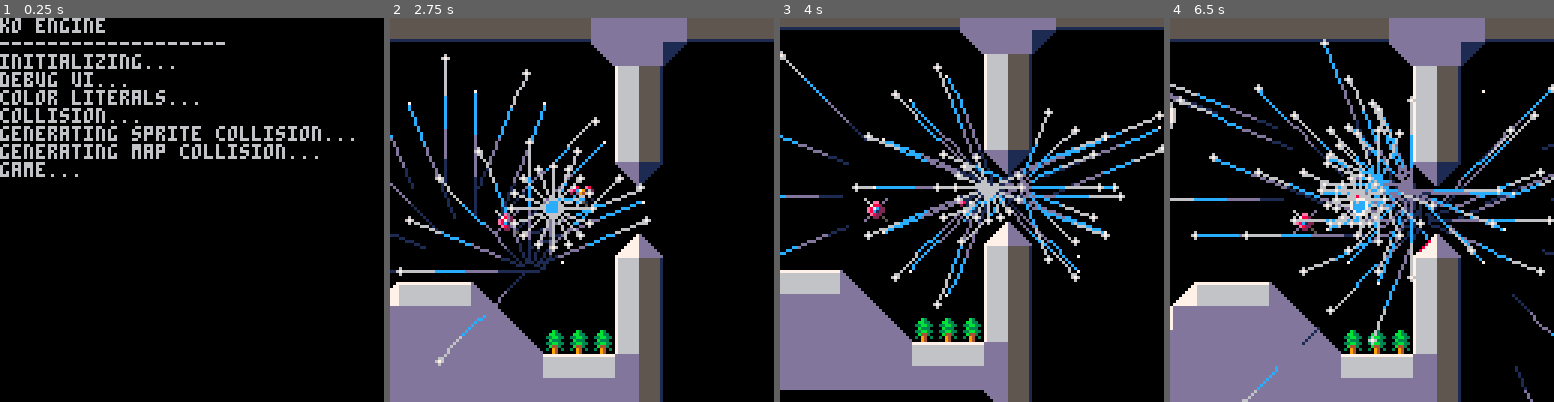
Above: before the commit, frames 1-4 (left to right).
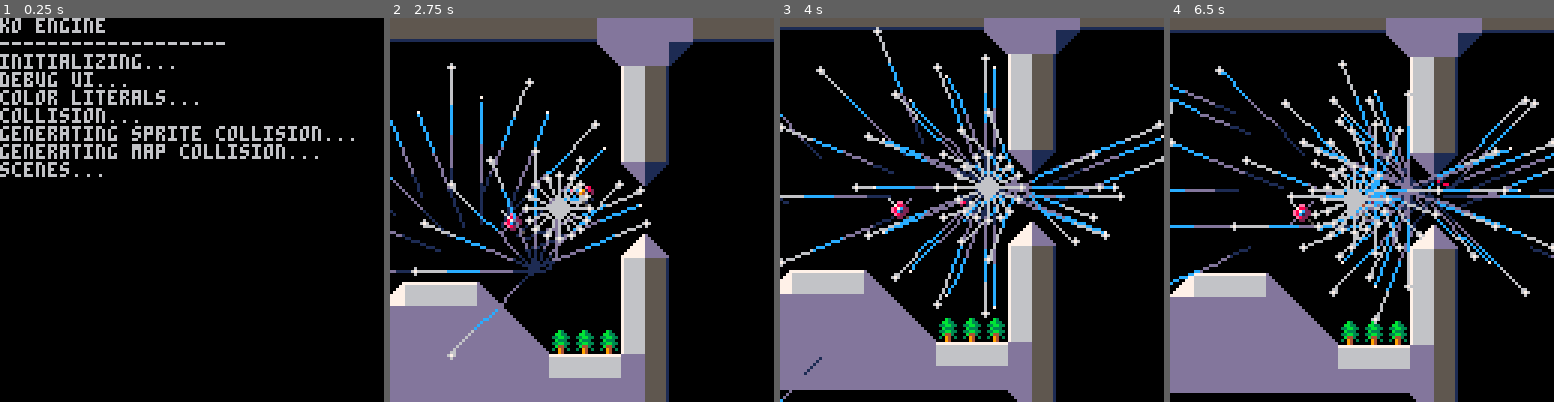
Above: after the commit, the same moments.

Repository: Shfty/carts
Game: PICO-8 cartridge PKO/PKO.p8
Two runs of this game, one before a commit and one after it. Both use one fixed random seed, a clock stepped at 60 frames per second and the inputs below.
Inputs (mouse positions are in pixels of both pictures, inside the frame that each line leads up to):
- Up to frame 1 (0.25 s): no input
- Up to frame 2 (2.75 s): tap X (X key) at 0.33, 1.07, 1.85 s; click (670, 121) at 0.67 s; tap O (Z key) at 0.7, 1.7, 2.1, 2.5 s; click (436, 267) at 1.22 s; hold Right 1.6-2.1 s; click (497, 114) at 1.77 s; hold Up 2.15-2.42 s; click (562, 259) at 2.32 s; hold Right from 2.47 s (still down)
- Up to frame 3 (4 s): click (1014, 106) at 2.87 s; tap O (Z key) at 2.9, 3.3, 3.7 s; tap X (X key) at 2.97 s; release Right at 3.03 s; hold Left 3.08-3.58 s; click (1075, 256) at 3.42 s; hold Down 3.63-3.97 s; click (841, 102) at 3.97 s
- Up to frame 4 (6.5 s): hold Right 4.02-4.68 s; tap X (X key) at 4.08, 5.2, 6.32 s; tap O (Z key) every 0.4 s from 4.1 to 6.1 s; click (1292, 248) at 4.52 s; hold Up 4.73-5.03 s; click (1354, 94) at 5.07 s; hold Left 5.08-5.68 s; click (1419, 244) at 5.62 s; hold Down 5.73-6.03 s; hold Right from 6.08 s (still down); click (1481, 90) at 6.17 s

The runs differ from the first frame. In frame 1, 0.3% of the frame differs, in the area x 0-27%, y 37-42%; in frame 2, 15%; in frame 3, 21%; in frame 4, 26%, in the area x 0-100%, y 0-100%.

Commit message:
Implement scene system

Diff:
--- a/PKO/PKO.p8
+++ b/PKO/PKO.p8
@@ -270,11 +270,15 @@
 	end
 end
 
-function obj:destroy()
+function obj:detach()
 	if(self.parent) then
 		self.parent:remchild(self)
 		self.parent=nil
 	end
+end
+
+function obj:destroy()
+	self:detach()
 
 	if(#self.children>0) then
  	while #self.children>0 do
@@ -566,6 +570,10 @@
 
 	return self.x<=rhs and
 		self.y<=rhs
+end
+
+function vec2:copy()
+	return vec2:new(self.x,self.y)
 end
 
 function vec2:sqlen()
@@ -1030,12 +1038,40 @@
 --functionality
 -------------------------------
 engine={
-	game=nil,
-	sg=obj:new(nil,{
+	_sg=obj:new(nil,{
 		name="root"
 	}),
-	dev_ui=nil
+	_sg_wrap=nil,
+	_dev_ui=nil,
+	_scenes={},
+	_active_scene=nil
 }
+
+engine._sg_wrap = obj:new(
+	engine._sg,
+	{
+		name="scene wrapper"
+	}
+)
+
+function engine:set_active_scene(am)
+	for m in all(self._scenes) do
+		if(m.name == am) then
+			if self._active_scene != nil then
+				self._active_scene.sg:detach()
+			end
+			self._active_scene = m
+			if self._active_scene != nil then
+				self._sg_wrap:addchild(m.sg)
+			end
+			break
+		end
+	end
+end
+
+function engine:get_active_scene()
+	return self._active_scene
+end
 
 --initialization
 -------------------------------
@@ -1045,8 +1081,8 @@
 	print "-------------------"
 
 	print "initializing..."
-	if not engine.game then
-		print "error: no game module loaded"
+	if not engine._active_scene then
+		print "error: no scene loaded"
 		return
 	end
 
@@ -1054,7 +1090,7 @@
 	if(debug != nil) then
 		debug.ts_init_b=time:cpu_t()
 		print "debug ui..."
-		engine.dev_ui=dbg_ui:new(nil)
+		engine._dev_ui=dbg_ui:new(nil)
 	end
 
 	--enable color literals
@@ -1065,12 +1101,14 @@
 	print "collision..."
 	col:init()
 
-	--initialize game
-	print "game..."
-	engine.game:init()
+	--initialize scenes
+	print "scenes..."
+	for m in all(engine._scenes) do
+		m:init()
+	end
 
 	if(debug != nil) then
-		engine.sg:addchild(engine.dev_ui)
+		engine._sg:addchild(engine._dev_ui)
 		debug.ts_init_e=time:cpu_t()
 	end
 end
@@ -1078,7 +1116,7 @@
 --main loop
 -------------------------------
 function _update60()
-	if(not engine.game) return
+	if(not engine._active_scene) return
 
 	time:update()
 
@@ -1095,7 +1133,7 @@
 	end
 
 	--update scenegraph
-	engine.sg:update()
+	engine._sg:update()
 
 	if(dm) then
 		debug.ts_update_e=time:cpu_t()
@@ -1105,14 +1143,15 @@
 --render loop
 -------------------------------
 function _draw()
-	if(not engine.game) return
+	if(not engine._active_scene) return
 
 	local dm = debug != nil
 	if(dm) then
 		debug.ts_draw_s=time:cpu_t()
 	end
 
-	engine.sg:draw()
+	-- draw scenegraph
+	engine._sg:draw()
 
 	if(dm) then
 		debug.ts_draw_e=time:cpu_t()
@@ -1222,8 +1261,7 @@
 	if(not self.v) return
 
 	local cp = drawstate:campos()
-	local pos = self:t().t
-	local d = pos - cp
+	local d = self:t().t - cp
 	--if(d.x<0 or d.y<0 or d.x>127 or d.y>127) return
 
 	self:g_draw()
@@ -1596,7 +1635,7 @@
 
 	local tw = self.tw
 	tw.trs.t.y=-54-self.sy
-	tw.str=engine.sg:print()
+	tw.str=engine:get_active_scene().sg:print()
 end
 
 
@@ -1619,8 +1658,6 @@
 	})
 	self.wrap = wrap
 
-	self.pw=pointer:new(self)
-
 	local bg=box:new(wrap,{
 		trs=trs:new(vec2:new(61,5)),
 		sz=vec2:new(61,4),
@@ -1640,6 +1677,8 @@
 	tabs["3"]=
 		dbg_sg:new(wrap)
 	self.tabs=tabs
+
+	self.pw=pointer:new(self.wrap)
 end
 
 function dbg_ui:update()
@@ -1678,8 +1717,6 @@
 
 function dbg_axis:init()
 	graphic.init(self)
-	self.trs.a = true
-	self.trs.s = vec2:new(5,5)
 	self.axis = self.axis or
 													vec2:new(0,1)
 end
@@ -1688,7 +1725,7 @@
 	local trs = self:t()
 	local t = trs.t
 
-	local o = (self.axis*trs.s):rotate(trs.r)
+	local o = (self.axis*self.sz):rotate(trs.r)
 
 	d_line(
 		t,
@@ -1757,9 +1794,9 @@
 end
 
 function poly:fromsprite(p,s,t)
-	print(#col.sprite_geo)
 	t = t or {}
 	t.geo=col.sprite_geo[s]
+	assert(t.geo)
 	t.cm=fget(s)
 	return poly:new(p,t)
 end
@@ -1770,27 +1807,33 @@
 	local vs = self.geo.vs
 
 	for i=1,#vs do
-		local v1 = vs[i]*s
-		local vp1 = v1 + p
-		local v2 = vs[i+1] or vs[1]
+		local v1 = vs[i]:copy()
+		local v2 = (vs[i+1] or vs[1]):copy()
+
+		if(v1.x > 0) v1.x -= 1
+		if(v1.y > 0) v1.y -= 1
+		if(v2.x > 0) v2.x -= 1
+		if(v2.y > 0) v2.y -= 1
+
+		v1 *= s
+		v1 += p
+
 		v2 *= s
-		local vp2 = v2 + p
-
-		if(v1.x > 0) vp1.x -= 1
-		if(v1.y > 0) vp1.y -= 1
-		if(v2.x > 0) vp2.x -= 1
-		if(v2.y > 0) vp2.y -= 1
-
-		d_line(vp1,vp2,self.sc)
+		v2 += p
+
+		d_line(v1,v2,self.sc)
 	end
 
 	for i=1,#vs do
-		local v1 = vs[i]*s
-		local vp1 = v1 + p
-		if(v1.x > 0) vp1.x -= 1
-		if(v1.y > 0) vp1.y -= 1
-
-		d_point(vp1,8)
+		local v1 = vs[i]:copy()
+
+		if(v1.x > 0) v1.x -= 1
+		if(v1.y > 0) v1.y -= 1
+
+		v1 *= s
+		v1 += p
+
+		d_point(v1,8)
 	end
 end
 
@@ -1835,6 +1878,26 @@
 	ts_draw_s = 0,
 	ts_draw_e = 0
 }
+scene={
+	name="scene",
+	sg=nil
+}
+
+function scene:new(t)
+	self.__index=self
+	local o = setmetatable(
+		t or {},
+		self
+	)
+	o.sg = obj:new(nil)
+	add(engine._scenes, o)
+	return o
+end
+
+function scene:init()
+	self.sg.name = self.name
+end
+
 --primitive
 --object with transform
 -------------------------------
@@ -1850,6 +1913,79 @@
 
 function clear:__tostr()
 	return obj.__tostr(self).." - c:"..self.c
+end
+
+--dot
+--pixel graphic
+-------------------------------
+dot=graphic:subclass({
+	name="dot",
+	c=7,								--color
+	cm=255						--collision mask
+})
+
+function dot:g_draw()
+	if(not self.v) return
+
+	d_point(
+		self:t().t,
+ 	self.c
+ )
+
+	graphic.g_draw(self)
+end
+--debug game
+--debugging scene
+
+debug_game=scene:new({
+	name="debug game",
+	cp_axis=nil,
+	pd_axis=nil
+})
+
+--initialization
+-------------------------------
+function debug_game:init()
+	scene.init(self)
+
+	--initial scene clear
+	clear:new(self.sg)
+	camera:new(self.sg,{
+		trs=trs:new(vec2:new(64,64))
+	})
+
+	--debug ui
+	if(debug != nil) then
+		local p1 = poly:fromsprite(self.sg,1,{
+			trs=trs:new(
+				vec2:new(32,64),
+				0,
+				vec2:new(3,3)
+			)
+		})
+
+		local p2 = poly:fromsprite(self.sg,3,{
+			trs=trs:new(
+				vec2:new(96,64),
+				0,
+				vec2:new(4,4)
+			)
+		})
+
+		local cp_axis = dbg_axis:new(self.sg)
+		local pd_axis = dbg_axis:new(self.sg)
+		p1.update = function(self)
+			dot.update(self)
+
+			local r = col:isect(p1:t(),p1.geo,p2:t(),p2.geo)
+			if r != nil then
+				cp_axis.trs.t = r.cp
+				cp_axis.trs.r = atan2(r.n)
+				pd_axis.trs.t = r.cp+(-r.n*r.pd)
+				pd_axis.trs.r = atan2(r.n)
+			end
+		end
+	end
 end
 
 --map
@@ -2126,6 +2262,7 @@
 	obj.init(self)
 	self.dp = self.dp or vec2:new()
 	self.da = dbg_axis:new(self)
+	self.da.trs.a = true
 end
 
 function move:update()
@@ -2375,26 +2512,6 @@
 	})
 end
 
---dot
---pixel graphic
--------------------------------
-dot=graphic:subclass({
-	name="dot",
-	c=7,								--color
-	cm=255						--collision mask
-})
-
-function dot:g_draw()
-	if(not self.v) return
-
-	d_point(
-		self:t().t,
- 	self.c
- )
-
-	graphic.g_draw(self)
-end
-
 --laser
 --reflective projectile
 -------------------------------
@@ -2501,11 +2618,11 @@
  	self.sc
  )
 end
-
 --pko_game
---collection of game
---functionality
-pko_game={
+--game scene
+
+pko_game=scene:new({
+	name="pko game",
 	bg=nil,
 
 	layers={
@@ -2520,36 +2637,37 @@
 	pnt_g=nil,
 	test=nil,
 	col_vis=nil
-}
-engine.game=pko_game
+})
 
 --initialization
 -------------------------------
 function pko_game:init()
+	scene.init(self)
+
 	--initial scene clear
-	clear:new(engine.sg)
+	clear:new(self.sg)
 
 	--background
-	self.bg=obj_map:new(engine.sg,{
+	self.bg=obj_map:new(self.sg,{
 		name="background"
 	})
 
 	--layers
 	local la=obj:new(
-		engine.sg,{
+		self.sg,{
 			name="layer: actors"
 		}
 	)
 
 	local lp=obj:new(
-		engine.sg,
+		self.sg,
 		{
 			name="layer: player"
 		}
 	)
 
 	local lm=obj:new(
-		engine.sg,
+		self.sg,
 		{
 			name="layer: missiles"
 		}
@@ -2561,7 +2679,7 @@
 
 	--actors
 	spawner:new(
-		engine.sg,{
+		self.sg,{
 		objs={
 			{
 				s=1,
@@ -2583,7 +2701,7 @@
 
 	--debug ui
 	if(debug != nil) then
-		self.pnt_g=dot:new(engine.dev_ui.pw)
+		self.pnt_g=dot:new(engine._dev_ui.pw)
 
 		self.test=circle:new(
 			self.layers.player,{
@@ -2592,9 +2710,11 @@
 			geo=geo:new(8)
 		})
 
-		--dbg_map_col:new(engine.sg)
-	end
-end
+		--dbg_map_col:new(self.sg)
+	end
+end
+
+engine:set_active_scene("pko game")
 __gfx__
 0000000007800e806000000d000b3000000000000000000000000000000000000000000000000000000000000000000000000000000000000000000000000000
 00000000e8c79182060ee0d000bb3300000000000000000000000000000000000000000000000000000000000000000000000000000000000000000000000000
--- a/PKO/inc/engine.lua
+++ b/PKO/inc/engine.lua
@@ -14,12 +14,40 @@
 --functionality
 -------------------------------
 engine={
-	game=nil,
-	sg=obj:new(nil,{
+	_sg=obj:new(nil,{
 		name="root"
 	}),
-	dev_ui=nil
+	_sg_wrap=nil,
+	_dev_ui=nil,
+	_scenes={},
+	_active_scene=nil
 }
+
+engine._sg_wrap = obj:new(
+	engine._sg,
+	{
+		name="scene wrapper"
+	}
+)
+
+function engine:set_active_scene(am)
+	for m in all(self._scenes) do
+		if(m.name == am) then
+			if self._active_scene != nil then
+				self._active_scene.sg:detach()
+			end
+			self._active_scene = m
+			if self._active_scene != nil then
+				self._sg_wrap:addchild(m.sg)
+			end
+			break
+		end
+	end
+end
+
+function engine:get_active_scene()
+	return self._active_scene
+end
 
 --initialization
 -------------------------------
@@ -29,8 +57,8 @@
 	print "-------------------"
 
 	print "initializing..."
-	if not engine.game then
-		print "error: no game module loaded"
+	if not engine._active_scene then
+		print "error: no scene loaded"
 		return
 	end
 
@@ -38,7 +66,7 @@
 	if(debug != nil) then
 		debug.ts_init_b=time:cpu_t()
 		print "debug ui..."
-		engine.dev_ui=dbg_ui:new(nil)
+		engine._dev_ui=dbg_ui:new(nil)
 	end
 
 	--enable color literals
@@ -49,12 +77,14 @@
 	print "collision..."
 	col:init()
 
-	--initialize game
-	print "game..."
-	engine.game:init()
+	--initialize scenes
+	print "scenes..."
+	for m in all(engine._scenes) do
+		m:init()
+	end
 
 	if(debug != nil) then
-		engine.sg:addchild(engine.dev_ui)
+		engine._sg:addchild(engine._dev_ui)
 		debug.ts_init_e=time:cpu_t()
 	end
 end
@@ -62,7 +92,7 @@
 --main loop
 -------------------------------
 function _update60()
-	if(not engine.game) return
+	if(not engine._active_scene) return
 
 	time:update()
 
@@ -79,7 +109,7 @@
 	end
 
 	--update scenegraph
-	engine.sg:update()
+	engine._sg:update()
 
 	if(dm) then
 		debug.ts_update_e=time:cpu_t()
@@ -89,14 +119,15 @@
 --render loop
 -------------------------------
 function _draw()
-	if(not engine.game) return
+	if(not engine._active_scene) return
 
 	local dm = debug != nil
 	if(dm) then
 		debug.ts_draw_s=time:cpu_t()
 	end
 
-	engine.sg:draw()
+	-- draw scenegraph
+	engine._sg:draw()
 
 	if(dm) then
 		debug.ts_draw_e=time:cpu_t()
--- a/PKO/inc/engine/debug/dbg_axis.lua
+++ b/PKO/inc/engine/debug/dbg_axis.lua
@@ -9,8 +9,6 @@
 
 function dbg_axis:init()
 	graphic.init(self)
-	self.trs.a = true
-	self.trs.s = vec2:new(5,5)
 	self.axis = self.axis or
 													vec2:new(0,1)
 end
@@ -19,7 +17,7 @@
 	local trs = self:t()
 	local t = trs.t
 
-	local o = (self.axis*trs.s):rotate(trs.r)
+	local o = (self.axis*self.sz):rotate(trs.r)
 
 	d_line(
 		t,
--- a/PKO/inc/engine/debug/dbg_ui.lua
+++ b/PKO/inc/engine/debug/dbg_ui.lua
@@ -28,8 +28,6 @@
 	})
 	self.wrap = wrap
 
-	self.pw=pointer:new(self)
-
 	local bg=box:new(wrap,{
 		trs=trs:new(vec2:new(61,5)),
 		sz=vec2:new(61,4),
@@ -49,6 +47,8 @@
 	tabs["3"]=
 		dbg_sg:new(wrap)
 	self.tabs=tabs
+
+	self.pw=pointer:new(self.wrap)
 end
 
 function dbg_ui:update()
--- a/PKO/inc/engine/debug/dbg_ui/dbg_log.lua
+++ b/PKO/inc/engine/debug/dbg_ui/dbg_log.lua
@@ -1,7 +1,8 @@
-require("dbg_panel")
+
 require("logging")
 require("clip")
 require("rect")
+require("dbg_panel")
 
 --debug log
 -------------------------------
--- a/PKO/inc/engine/debug/dbg_ui/dbg_sg.lua
+++ b/PKO/inc/engine/debug/dbg_ui/dbg_sg.lua
@@ -26,5 +26,5 @@
 
 	local tw = self.tw
 	tw.trs.t.y=-54-self.sy
-	tw.str=engine.sg:print()
+	tw.str=engine:get_active_scene().sg:print()
 end
--- a/PKO/inc/engine/obj.lua
+++ b/PKO/inc/engine/obj.lua
@@ -101,11 +101,15 @@
 	end
 end
 
-function obj:destroy()
+function obj:detach()
 	if(self.parent) then
 		self.parent:remchild(self)
 		self.parent=nil
 	end
+end
+
+function obj:destroy()
+	self:detach()
 
 	if(#self.children>0) then
  	while #self.children>0 do
--- a/PKO/inc/engine/obj/move.lua
+++ b/PKO/inc/engine/obj/move.lua
@@ -15,6 +15,7 @@
 	obj.init(self)
 	self.dp = self.dp or vec2:new()
 	self.da = dbg_axis:new(self)
+	self.da.trs.a = true
 end
 
 function move:update()
--- a/PKO/inc/engine/obj/prim/graphic.lua
+++ b/PKO/inc/engine/obj/prim/graphic.lua
@@ -15,8 +15,7 @@
 	if(not self.v) return
 
 	local cp = drawstate:campos()
-	local pos = self:t().t
-	local d = pos - cp
+	local d = self:t().t - cp
 	--if(d.x<0 or d.y<0 or d.x>127 or d.y>127) return
 
 	self:g_draw()
--- a/PKO/inc/engine/obj/prim/graphic/shape/poly.lua
+++ b/PKO/inc/engine/obj/prim/graphic/shape/poly.lua
@@ -14,9 +14,9 @@
 end
 
 function poly:fromsprite(p,s,t)
-	print(#col.sprite_geo)
 	t = t or {}
 	t.geo=col.sprite_geo[s]
+	assert(t.geo)
 	t.cm=fget(s)
 	return poly:new(p,t)
 end
@@ -27,26 +27,32 @@
 	local vs = self.geo.vs
 
 	for i=1,#vs do
-		local v1 = vs[i]*s
-		local vp1 = v1 + p
-		local v2 = vs[i+1] or vs[1]
+		local v1 = vs[i]:copy()
+		local v2 = (vs[i+1] or vs[1]):copy()
+
+		if(v1.x > 0) v1.x -= 1
+		if(v1.y > 0) v1.y -= 1
+		if(v2.x > 0) v2.x -= 1
+		if(v2.y > 0) v2.y -= 1
+
+		v1 *= s
+		v1 += p
+
 		v2 *= s
-		local vp2 = v2 + p
+		v2 += p
 
-		if(v1.x > 0) vp1.x -= 1
-		if(v1.y > 0) vp1.y -= 1
-		if(v2.x > 0) vp2.x -= 1
-		if(v2.y > 0) vp2.y -= 1
-
-		d_line(vp1,vp2,self.sc)
+		d_line(v1,v2,self.sc)
 	end
 
 	for i=1,#vs do
-		local v1 = vs[i]*s
-		local vp1 = v1 + p
-		if(v1.x > 0) vp1.x -= 1
-		if(v1.y > 0) vp1.y -= 1
+		local v1 = vs[i]:copy()
 
-		d_point(vp1,8)
+		if(v1.x > 0) v1.x -= 1
+		if(v1.y > 0) v1.y -= 1
+
+		v1 *= s
+		v1 += p
+
+		d_point(v1,8)
 	end
 end
--- /dev/null
+++ b/PKO/inc/engine/scene.lua
@@ -0,0 +1,21 @@
+require("engine")
+
+scene={
+	name="scene",
+	sg=nil
+}
+
+function scene:new(t)
+	self.__index=self
+	local o = setmetatable(
+		t or {},
+		self
+	)
+	o.sg = obj:new(nil)
+	add(engine._scenes, o)
+	return o
+end
+
+function scene:init()
+	self.sg.name = self.name
+end
--- a/PKO/inc/engine/utility/math/vec2.lua
+++ b/PKO/inc/engine/utility/math/vec2.lua
@@ -139,6 +139,10 @@
 		self.y<=rhs
 end
 
+function vec2:copy()
+	return vec2:new(self.x,self.y)
+end
+
 function vec2:sqlen()
 	local sql = 0
 	sql+=self.x^2
--- a/PKO/main.lua
+++ b/PKO/main.lua
@@ -1,3 +1,6 @@
 require("engine")
 require("debug")
+require("debug_game")
 require("pko_game")
+
+engine:set_active_scene("pko game")
--- a/PKO/src/debug_game.lua
+++ b/PKO/src/debug_game.lua
@@ -1,44 +1,50 @@
-require("engine")
+--debug game
+--debugging scene
+require("scene")
 require("clear")
 require("poly")
 require("dot")
 
---debug game
---collection of game
---functionality
-
-debug_game={}
-engine.game=debug_game
+debug_game=scene:new({
+	name="debug game",
+	cp_axis=nil,
+	pd_axis=nil
+})
 
 --initialization
 -------------------------------
 function debug_game:init()
+	scene.init(self)
+
 	--initial scene clear
-	clear:new(engine.sg)
+	clear:new(self.sg)
+	camera:new(self.sg,{
+		trs=trs:new(vec2:new(64,64))
+	})
 
 	--debug ui
 	if(debug != nil) then
-		local p1 = poly:fromsprite(engine.dev_ui.pw,1,{
+		local p1 = poly:fromsprite(self.sg,1,{
 			trs=trs:new(
-				vec2:new(),
+				vec2:new(32,64),
 				0,
 				vec2:new(3,3)
 			)
 		})
 
-		local p2 = poly:fromsprite(engine.sg,81,{
+		local p2 = poly:fromsprite(self.sg,3,{
 			trs=trs:new(
-				vec2:new(64,64),
+				vec2:new(96,64),
 				0,
 				vec2:new(4,4)
 			)
 		})
 
-		cp_axis = dbg_axis:new(engine.sg)
-		pd_axis = dbg_axis:new(engine.sg)
-
+		local cp_axis = dbg_axis:new(self.sg)
+		local pd_axis = dbg_axis:new(self.sg)
 		p1.update = function(self)
 			dot.update(self)
+
 			local r = col:isect(p1:t(),p1.geo,p2:t(),p2.geo)
 			if r != nil then
 				cp_axis.trs.t = r.cp
--- a/PKO/src/pko_game.lua
+++ b/PKO/src/pko_game.lua
@@ -1,4 +1,6 @@
-require("engine")
+--pko_game
+--game scene
+require("scene")
 require("clear")
 require("obj_map")
 require("spawner")
@@ -8,10 +10,8 @@
 require("dot")
 require("circle")
 
---pko_game
---collection of game
---functionality
-pko_game={
+pko_game=scene:new({
+	name="pko game",
 	bg=nil,
 
 	layers={
@@ -26,36 +26,37 @@
 	pnt_g=nil,
 	test=nil,
 	col_vis=nil
-}
-engine.game=pko_game
+})
 
 --initialization
 -------------------------------
 function pko_game:init()
+	scene.init(self)
+
 	--initial scene clear
-	clear:new(engine.sg)
+	clear:new(self.sg)
 
 	--background
-	self.bg=obj_map:new(engine.sg,{
+	self.bg=obj_map:new(self.sg,{
 		name="background"
 	})
 
 	--layers
 	local la=obj:new(
-		engine.sg,{
+		self.sg,{
 			name="layer: actors"
 		}
 	)
 
 	local lp=obj:new(
-		engine.sg,
+		self.sg,
 		{
 			name="layer: player"
 		}
 	)
 
 	local lm=obj:new(
-		engine.sg,
+		self.sg,
 		{
 			name="layer: missiles"
 		}
@@ -67,7 +68,7 @@
 
 	--actors
 	spawner:new(
-		engine.sg,{
+		self.sg,{
 		objs={
 			{
 				s=1,
@@ -89,7 +90,7 @@
 
 	--debug ui
 	if(debug != nil) then
-		self.pnt_g=dot:new(engine.dev_ui.pw)
+		self.pnt_g=dot:new(engine._dev_ui.pw)
 
 		self.test=circle:new(
 			self.layers.player,{
@@ -98,6 +99,6 @@
 			geo=geo:new(8)
 		})
 
-		--dbg_map_col:new(engine.sg)
+		--dbg_map_col:new(self.sg)
 	end
 end
